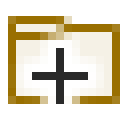
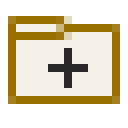
Revision of a layered 128px x 128px image; what changed, layer by layer:
painted on "Layer 1" over [32, 48, 88, 104]
renamed "Layer 0" to "Layer 2", painted on it over [8, 24, 104, 104]
